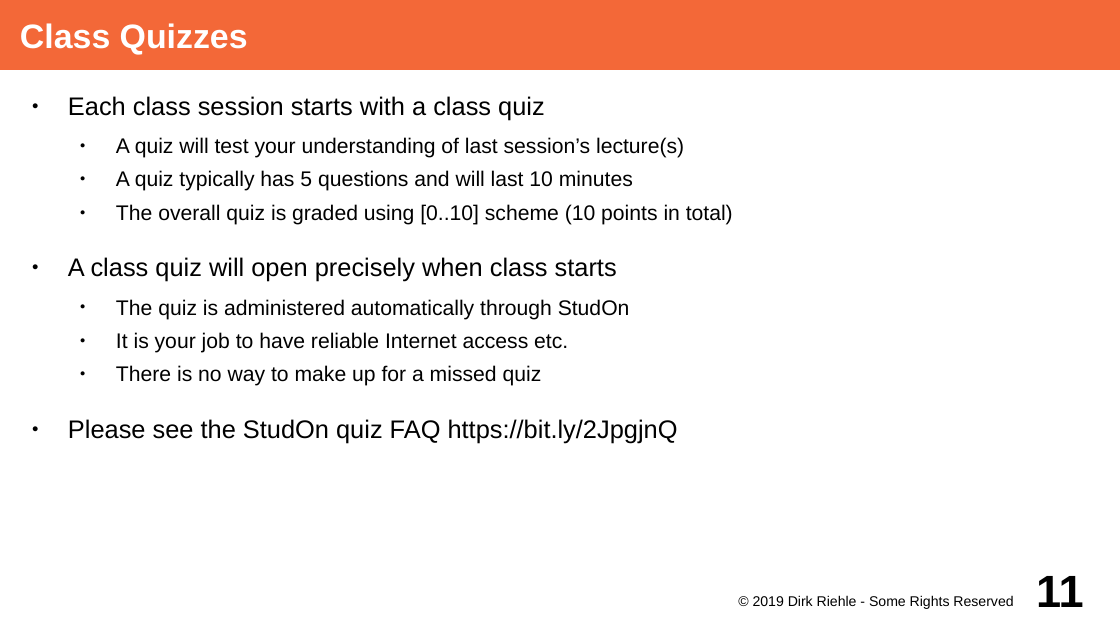
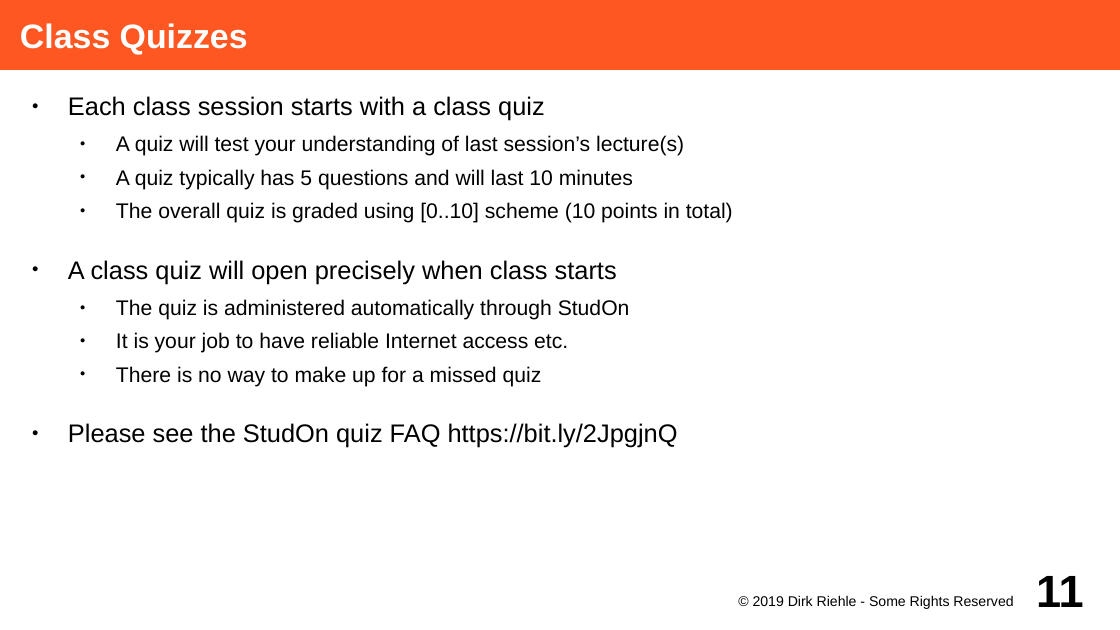
Before and after one commit to dirkriehle/adap-course, a slide deck: slide 11 of Lecture Slides/ADAP A01 - Course Introduction.odp. Drawn at 1120x630 pixels with LibreOffice and Linux fonts; fonts in the diff are those of the drawing. Boxes give left, top, right and bottom in pixels: in the first picture for what was removed or moved away, otherwise in the second. Text is boxed around its words. In the diff, an @@ line names an element or a change of style, - is before the commit and + after.

```diff
--- a/Lecture Slides/ADAP A01 - Course Introduction.odp
+++ b/Lecture Slides/ADAP A01 - Course Introduction.odp
@@ title "Class Quizzes" at (0,0,1120,70): fill #F36838 to #FF5722 @@
@@ text "Each class session starts with ..." rewrapped from (68,96,733,443) to (68,96,733,448) @@
```
Also in this commit, not shown: 20 other slides changed, 24 other files.
